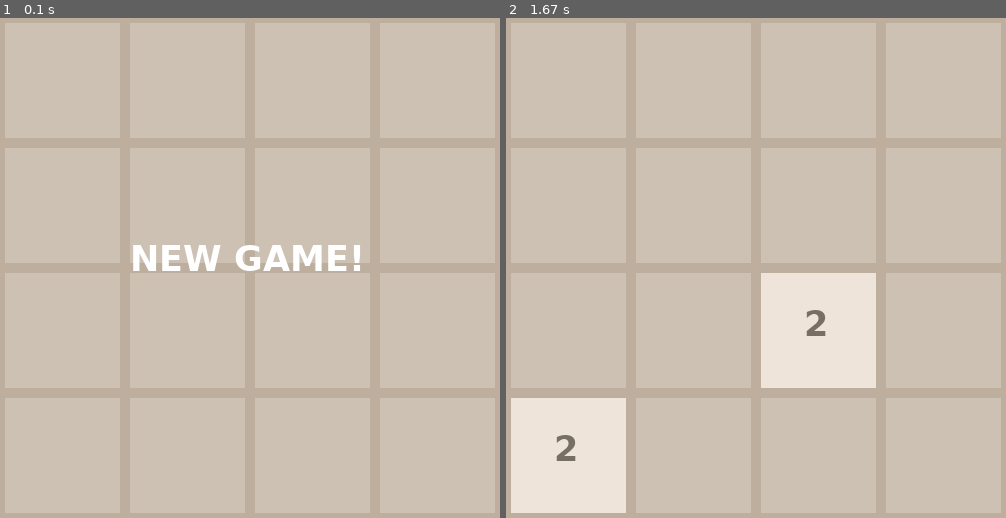
Above: before the commit, frames 1-2 (left to right).
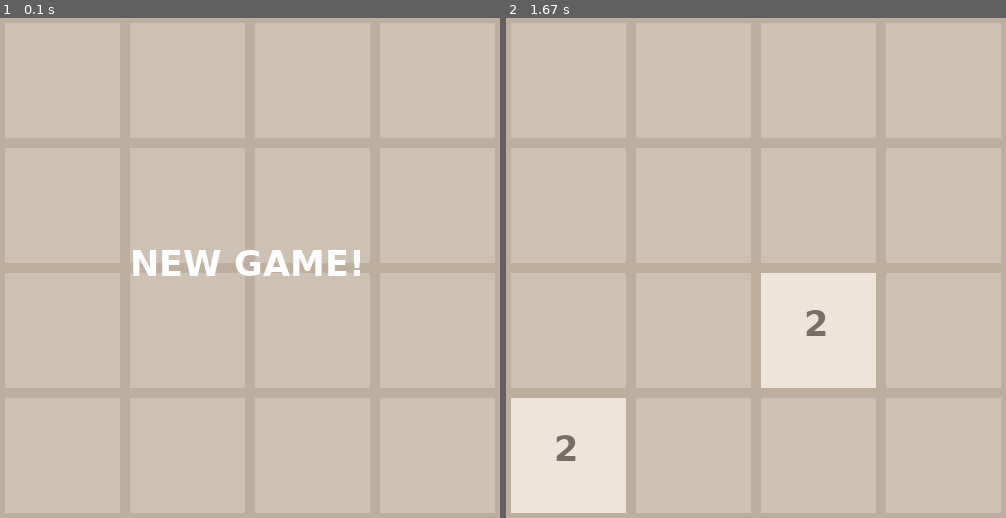
Above: after the commit, the same moments.

Repository: rajitbanerjee/2048-pygame
Game: pygame game, started from game.py
The game is run twice, just before and just after one commit, with the same random seed, the same clock (stepped at 60 frames per second) and the same inputs.
Inputs:
- Up to frame 1 (0.1 s): no input
- Up to frame 2 (1.67 s): no input

The runs differ from the first frame. In frame 1, 1.1% of the frame differs, in the area x 26-72%, y 45-52%; in frame 2, nothing differs.

Commit message:
text alignment

Diff:
--- a/game.py
+++ b/game.py
@@ -19,7 +19,7 @@
 
         # Display win/lose status
         screen.blit(my_font.render(
-            f"YOU {status}!", 1, (255, 255, 255)), (130, 220))
+            f"YOU {status}!", 1, (255, 255, 255)), (150, 225))
         pygame.display.update()
 
         # Wait for 3 seconds before quitting game
@@ -33,7 +33,7 @@
     display(board)
 
     screen.blit(my_font.render(
-        f"NEW GAME!", 1, (255, 255, 255)), (130, 220))
+        f"NEW GAME!", 1, (255, 255, 255)), (130, 225))
     pygame.display.update()
     # wait for 1 second before starting over
     time.sleep(1)
